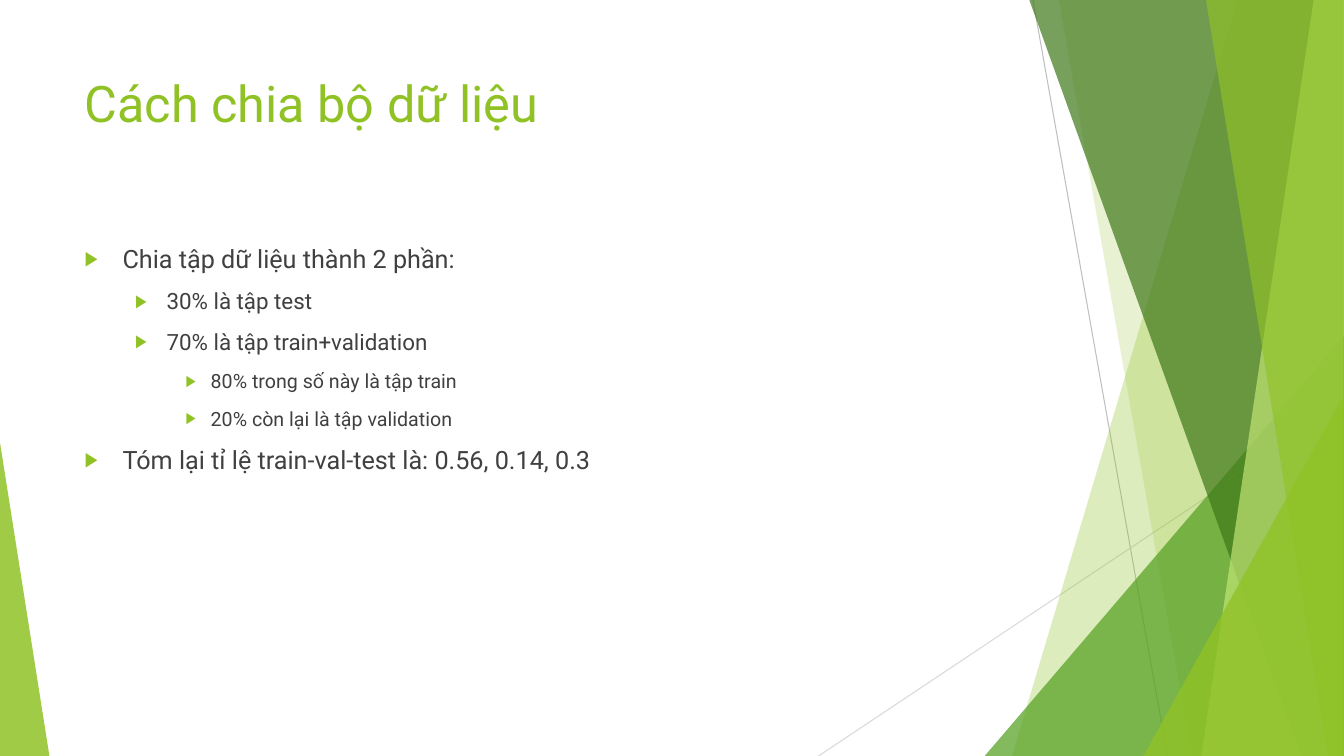
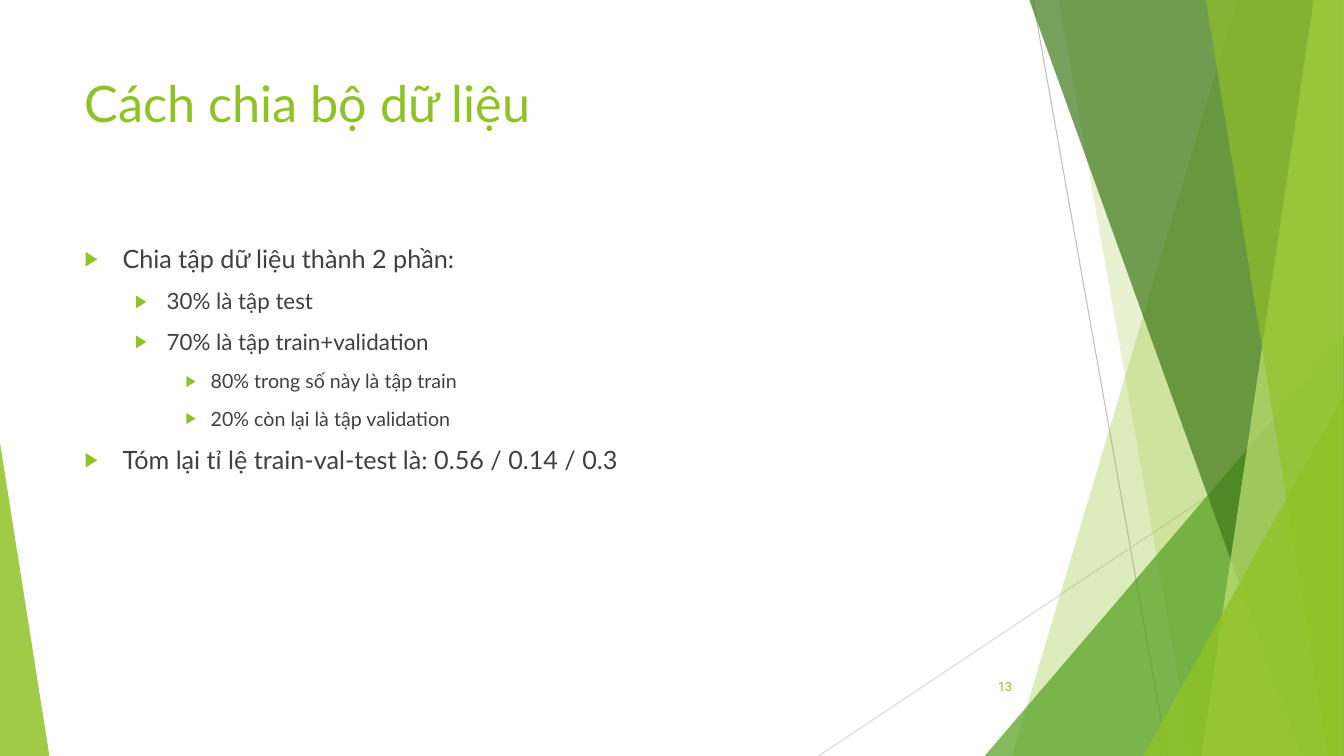
Before and after one commit to NhanCode/DataScienceFinalProject, a slide deck: slide 13 of DACK_Slide.pptx. Drawn at 1344x756 pixels with LibreOffice and Linux fonts; fonts in the diff are those of the drawing. Boxes give left, top, right and bottom in pixels: in the first picture for what was removed or moved away, otherwise in the second. Text is boxed around its words. In the diff, an @@ line names an element or a change of style, - is before the commit and + after.

```diff
--- a/DACK_Slide.pptx
+++ b/DACK_Slide.pptx
@@ title "Cách chia bộ dữ liệu" at bbox=[85, 85, 531, 131]: font Roboto to Lato @@
@@ text at bbox=[123, 248, 456, 430]: font Roboto to Lato in "Chia tập dữ liệu thành 2 phần:", "30% là tập test", "70% là tập train+validation", "80% trong số này là tập train" and 1 more places @@
@@ text at bbox=[123, 450, 617, 474]: text changed; font Roboto to Lato @@
-▶ Tóm lại tỉ lệ train-val-test là: 0.56, 0.14, 0.3
+▶ Tóm lại tỉ lệ train-val-test là: 0.56 / 0.14 / 0.3
@@ page number added at bbox=[998, 682, 1012, 691], 9 pt, text #90C226 @@
+13
```
Also in this commit, not shown: 18 other slides changed, 3 slides added, 1 slide removed, 2 other files.
